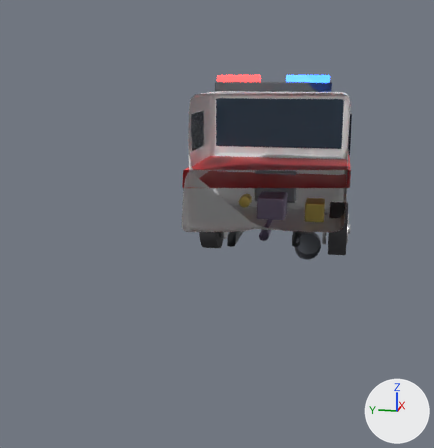
An edit to the glTF model assets/models/ambulance.glb, drawn before and after from the same camera.
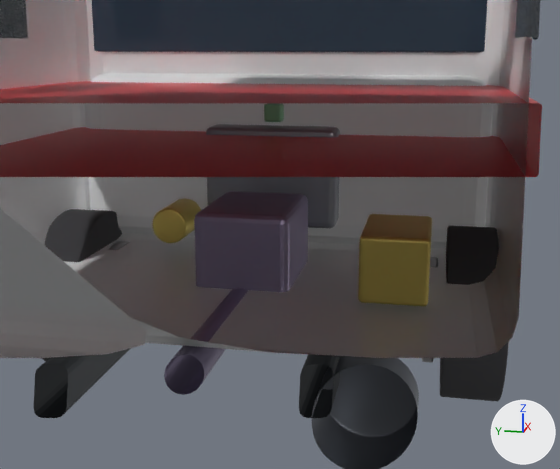
Each version is shown whole from a camera (50 mm lens) standing at (-6.35, -0.86, 2.51) and looking at (-0.02, 0.4, 0.93), then close up from a camera (50 mm lens) standing at (-1.13, -0.72, 1.54) and looking at (2.31, -0.04, 0.68). Arrows for +X, +Y and +Z are at lower right; the lights stay in place. The first two pictures are the older version. Everything nearer to the camera than a plane just in front of the edit is cut away. Where no turn or scale is listed for an object, it has been applied to the vertices.

Script lines for the objects in view, before the commit:
```python
ob_electrical__starter_001 = bpy.data.objects.new('electrical__starter.001', me_electrical__starter_001)
ob_electrical__starter_001.location = (2.2, 0.42, 0.75)
ob_engine__block_001 = bpy.data.objects.new('engine__block.001', me_engine__block_001)
ob_engine__block_001.location = (2.6, 0.0, 0.95)
ob_fuel__injector_rail_001 = bpy.data.objects.new('fuel__injector_rail.001', me_fuel__injector_rail_001)
ob_fuel__injector_rail_001.location = (2.6, 0.0, 1.235)
ob_tires__wheel_fr_001 = bpy.data.objects.new('tires__wheel_FR.001', me_tires__wheel_fr_001)
ob_tires__wheel_fr_001.location = (2.25, -0.92, 0.38)
ob_transmission__gearbox_001 = bpy.data.objects.new('transmission__gearbox.001', me_transmission__gearbox_001)
ob_transmission__gearbox_001.location = (1.95, 0.0, 0.72)
# also in view: 'body__side_window_1.001' at (1.65, 1.01, 1.8); 'body__chassis_rail_R.001' at (0.1, -0.4, 0.5); 'body__chassis_rail_L.001' at (0.1, 0.4, 0.5); 'transmission__driveshaft.001' at (0.1, 0.0, 0.55); 'electrical__battery.001' at (1.75, -0.6, 0.75)
```
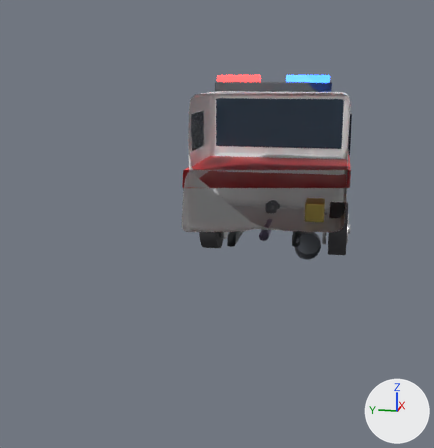
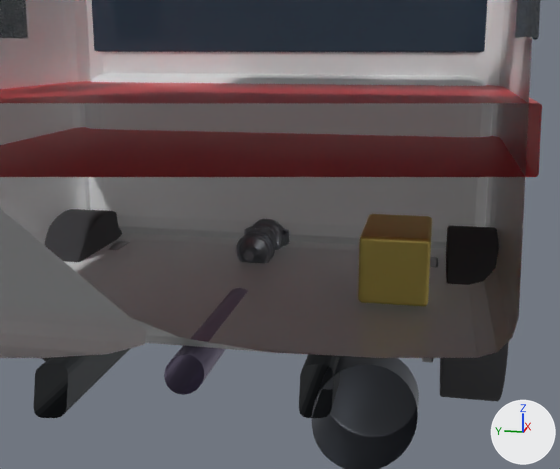
Location of each change, (x1, y1, x2, y2) in pixels of the close-ups (560 x 469 px):
'transmission__gearbox.001', deleted: before (194, 191, 308, 292)
'engine__block.001', deleted: before (206, 124, 340, 228)
'engine__diesel.001', added: after (236, 219, 289, 263)
'electrical__starter.001', deleted: before (152, 198, 201, 243)
'fuel__injector_rail.001', deleted: before (264, 103, 284, 122)

What changed in the scene script:
```text
Add mat_engine_steel:
    mat_engine_steel = principled_material('engine_steel')
    mat_engine_steel.base_color = (0.3, 0.32, 0.35)  # grey #9599a0
    mat_engine_steel.metallic = 0.85
    mat_engine_steel.roughness = 0.38
Add me_engine__diesel_001:
    me_engine__diesel_001.from_pydata(...)  # 12360 vertices, 15438 faces; spans x -0.637..0.336, y -0.159..0.236, z -0.289..0.207
    me_engine__diesel_001.materials.append(mat_engine_steel)  # grey #9599a0
Remove ob_electrical__starter_001:
    ob_electrical__starter_001 = bpy.data.objects.new('electrical__starter.001', me_electrical__starter_001)
    ob_electrical__starter_001.location = (2.2, 0.42, 0.75)
Remove ob_engine__block_001:
    ob_engine__block_001 = bpy.data.objects.new('engine__block.001', me_engine__block_001)
    ob_engine__block_001.location = (2.6, 0.0, 0.95)
Remove ob_fuel__injector_rail_001:
    ob_fuel__injector_rail_001 = bpy.data.objects.new('fuel__injector_rail.001', me_fuel__injector_rail_001)
    ob_fuel__injector_rail_001.location = (2.6, 0.0, 1.235)
Remove ob_transmission__gearbox_001:
    ob_transmission__gearbox_001 = bpy.data.objects.new('transmission__gearbox.001', me_transmission__gearbox_001)
    ob_transmission__gearbox_001.location = (1.95, 0.0, 0.72)
Add ob_engine__diesel_001:
    ob_engine__diesel_001 = bpy.data.objects.new('engine__diesel.001', me_engine__diesel_001)
    ob_engine__diesel_001.location = (2.644, -0.031, 0.789)
```
